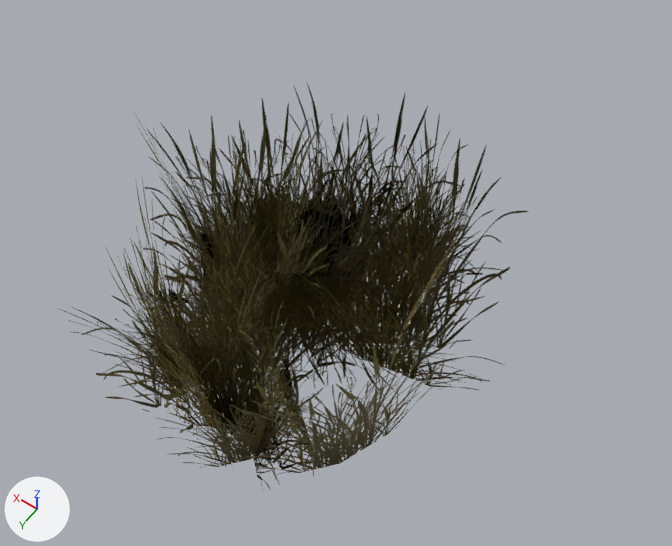
The FBX model Assets/Map/Model/Models/ZhiBei/Cao/cao.FBX, before and after one commit.
One viewpoint serves both versions: a 50 mm lens placed at (-0.674, 1.259, 2.006), pointed at (0.11, 0.162, 0.282). The lights are fixed; the arrows at lower left show +X, +Y and +Z. Where no turn or scale is listed for an object, it has been applied to the vertices.
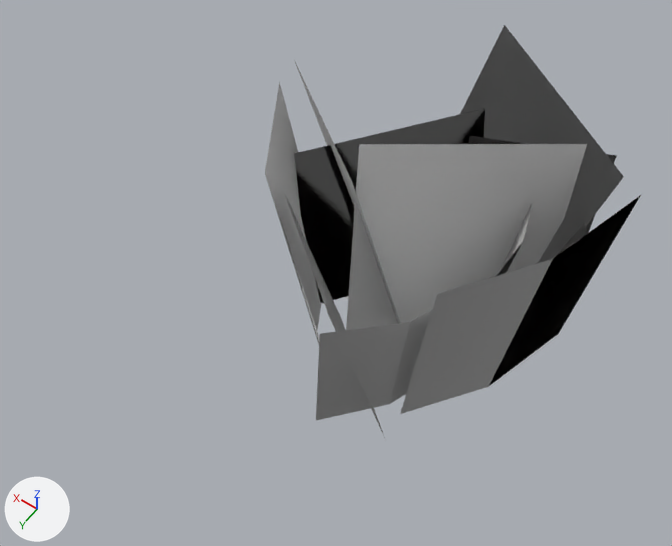
The change in detail:
Material 'Material #27' (mat_material__27) is new.
Its base color is (0.588, 0.588, 0.588) (light grey #cacaca).
Its roughness is 0.859.
me_mesh is used by ob_box001; location (0.0, 0.0, 0.0).
me_mesh had 160 vertices, 43 faces and spanned x -0.402..0.735, y -0.413..0.756, z -0.036..0.646.
me_mesh no longer uses material mat_material__26 (picture img_cao_png).
me_mesh now has 52 vertices, 15 faces and spans x -0.431..0.431, y -0.444..0.444, z -0.336..0.336.
me_mesh part 1: the loose piece of 6 vertices spanning x -0.06..0.189, y 0.377..0.756, z 0.019..0.506 is moved by (-0.183, -0.312, -0.31), in mat_material__27 (light grey #cacaca).
me_mesh part 2: the loose piece of 6 vertices spanning x -0.265..0.057, y 0.198..0.687, z -0.013..0.631 is turned 5 degrees about the z axis through its middle, then moved by (-0.182, -0.389, -0.31), in mat_material__27 (light grey #cacaca).
me_mesh part 3: the loose piece of 6 vertices spanning x 0.161..0.563, y 0.265..0.687, z -0.013..0.631 is moved by (-0.183, -0.312, -0.31), in mat_material__27 (light grey #cacaca).
me_mesh part 4: the loose piece of 6 vertices spanning x -0.068..0.3, y -0.151..0.034, z -0.009..0.452 is turned 120 degrees about the z axis through its middle, then moved by (-0.293, 0.01, -0.31), in mat_material__27 (light grey #cacaca).
me_mesh part 5: 29 loose pieces with 120 vertices, spanning x -0.402..0.735, y -0.413..0.71, z -0.036..0.646, are deleted.
Part 6, on me_mesh:
16 vertices are removed from x -0.133..0.565, y -0.045..0.492, z -0.015..0.646.
4 faces are deleted.
28 vertices are added at x -0.372..0.431, y -0.444..0.396, z -0.336..0.336.
7 new faces join them.
me_mesh now uses material mat_material__27 (light grey #cacaca).
Object 'Box001' (ob_box001) moves from (0.0, 0.0, 0.0) to (0.0, 0.0, 0.31).

Boxes (x1, y1, x2, y2) around the edits, measured in the pictures (672 x 546 px; the box of a moved part takes in the faces that stretch with it):
'Box001', reshaped, moved: before (59, 83, 528, 493); after (265, 25, 641, 438)
part 1 of me_mesh, moved or reshaped: before (156, 367, 324, 469); after (316, 310, 432, 420)
part 2 of me_mesh, moved or reshaped: before (232, 331, 452, 476); after (400, 195, 641, 414)
part 3 of me_mesh, moved or reshaped: before (106, 179, 195, 435); after (265, 82, 321, 344)
part 4 of me_mesh, moved or reshaped: before (341, 164, 427, 303); after (497, 204, 532, 276)
part 5 of me_mesh, deleted (brown): before (59, 83, 528, 493)
part 6 of me_mesh, built on: before (143, 122, 395, 372); after (284, 25, 624, 438)
